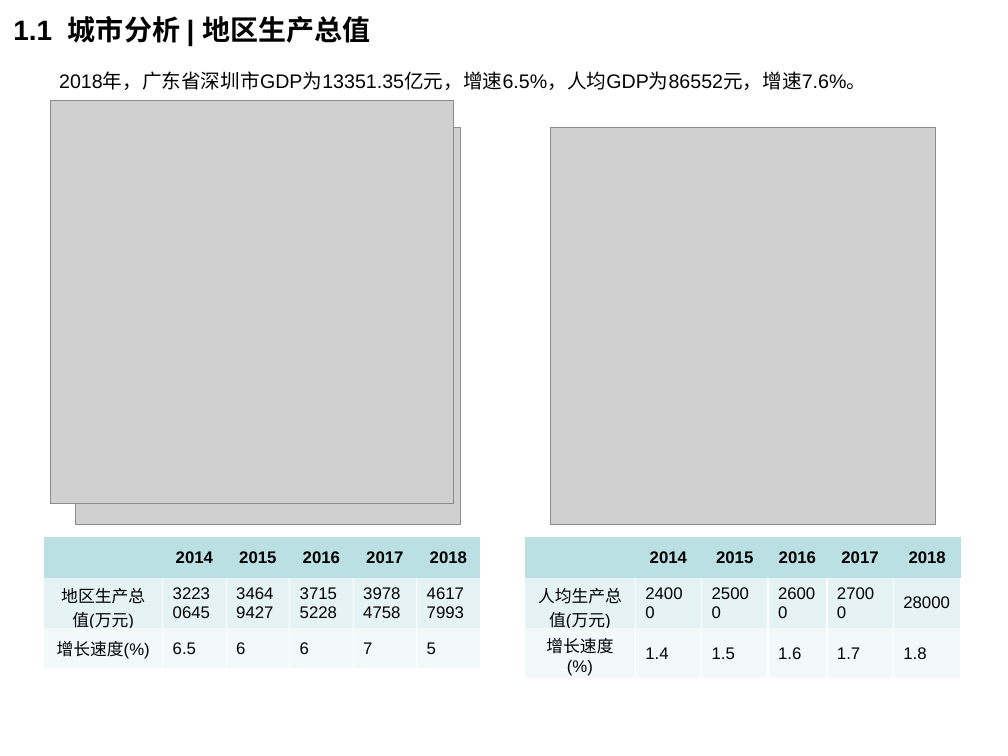
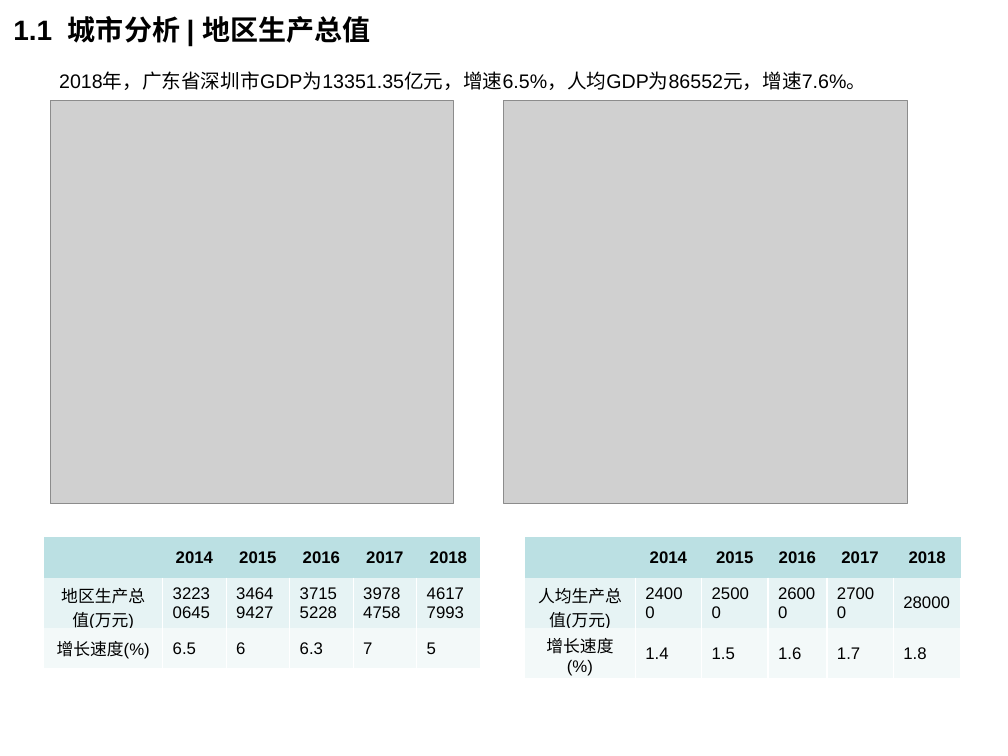
Before and after one commit to lizhou828/python_hello_world, a slide deck: slide 4 of helloWorld/ppt_template/diyun_land_report_result.pptx. Drawn at 1008x756 pixels with LibreOffice and Linux fonts; fonts in the diff are those of the drawing; grey boxes stand for pictures; background and template pictures are left out. Boxes give left, top, right and bottom in pixels: in the first picture for what was removed or moved away, otherwise in the second. Text is boxed around its words. In the diff, an @@ line names an element or a change of style, - is before the commit and + after.

```diff
--- a/helloWorld/ppt_template/diyun_land_report_result.pptx
+++ b/helloWorld/ppt_template/diyun_land_report_result.pptx
@@ picture: place and size @@
-picture at <box>550,127,935,524</box>
+picture at <box>504,101,907,504</box>
@@ picture removed at <box>76,127,461,524</box> @@
@@ table at <box>43,536,480,678</box> @@
-row 3, column 4: 6
+row 3, column 4: 6.3
```
Also in this commit, not shown: 5 other slides changed, 3 other files.
